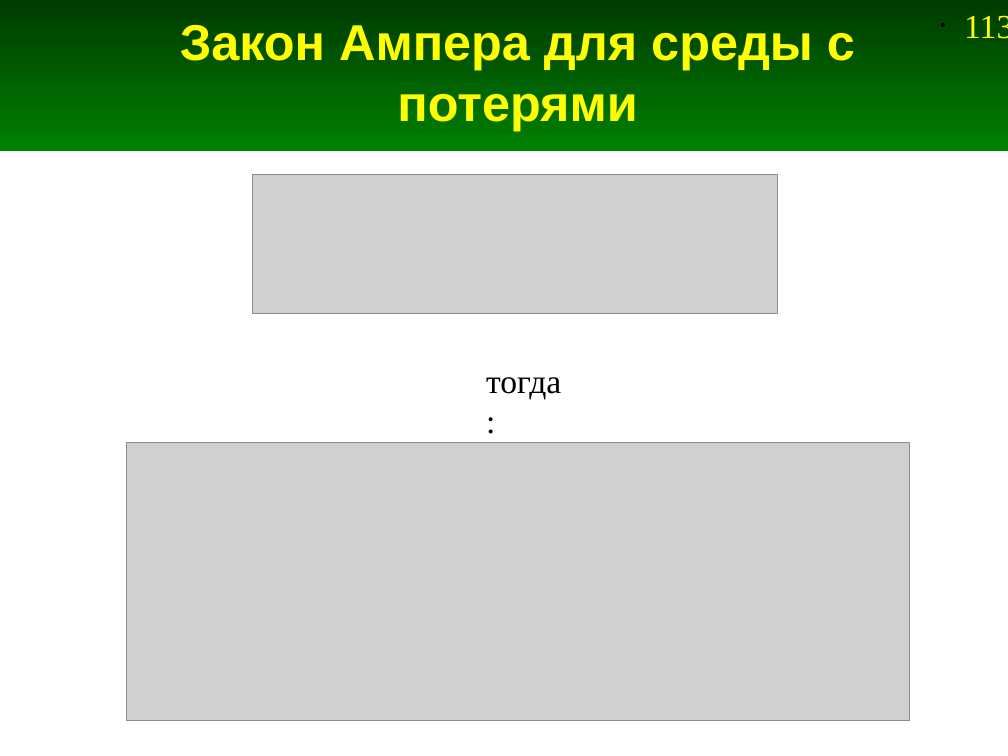
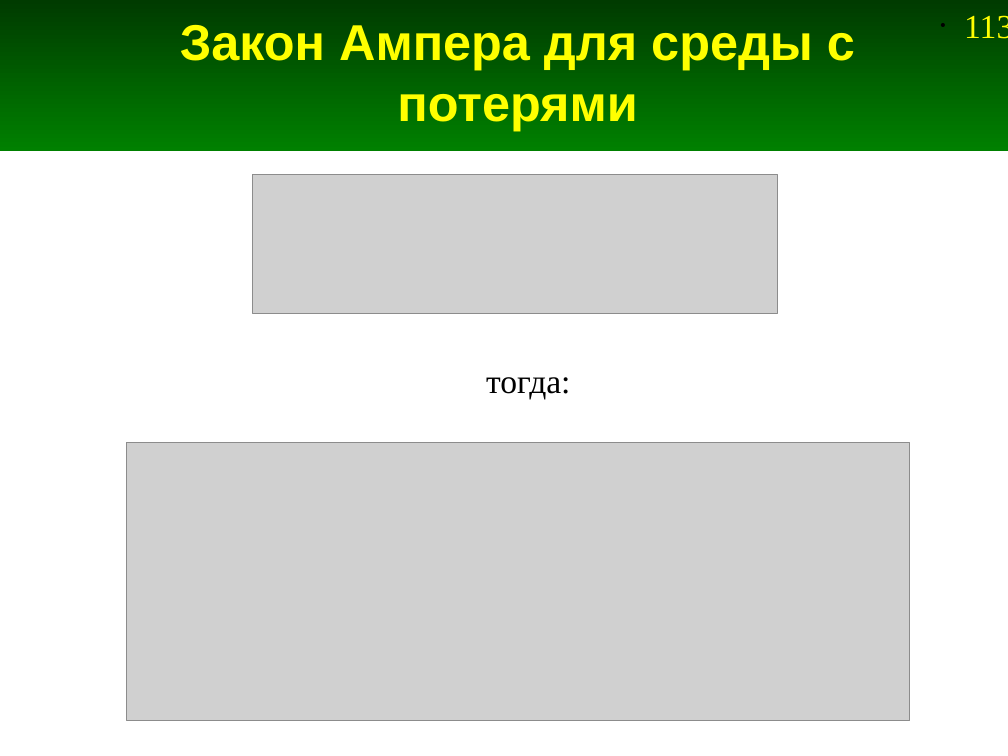
Before and after one commit to andris0147sv/modelling, a slide deck: slide 113 of presentations/2. FDTD.odp. Drawn at 1008x756 pixels with LibreOffice and Linux fonts; fonts in the diff are those of the drawing; grey boxes stand for pictures. Boxes give left, top, right and bottom in pixels: in the first picture for what was removed or moved away, otherwise in the second. Text is boxed around its words. In the diff, an @@ line names an element or a change of style, - is before the commit and + after.

```diff
--- a/presentations/2. FDTD.odp
+++ b/presentations/2. FDTD.odp
@@ text "тогда:" rewrapped from bbox=[486, 377, 561, 399] to bbox=[486, 377, 570, 399] @@
```
Also in this commit, not shown: 39 other slides changed, 9 other files.
